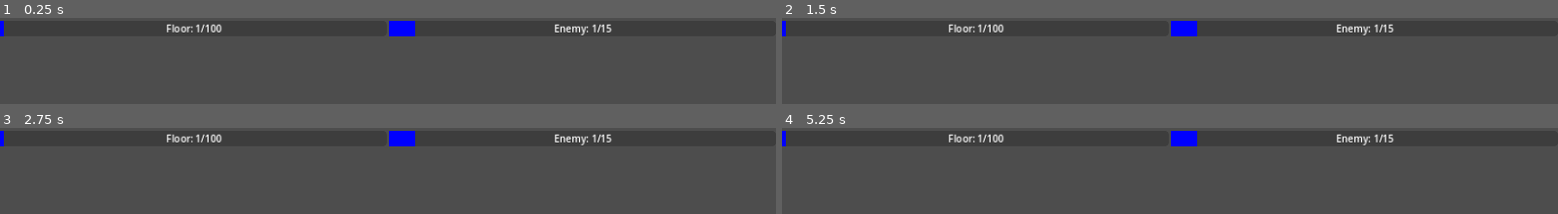
Above: before the commit, frames 1-4 (two rows, left to right).
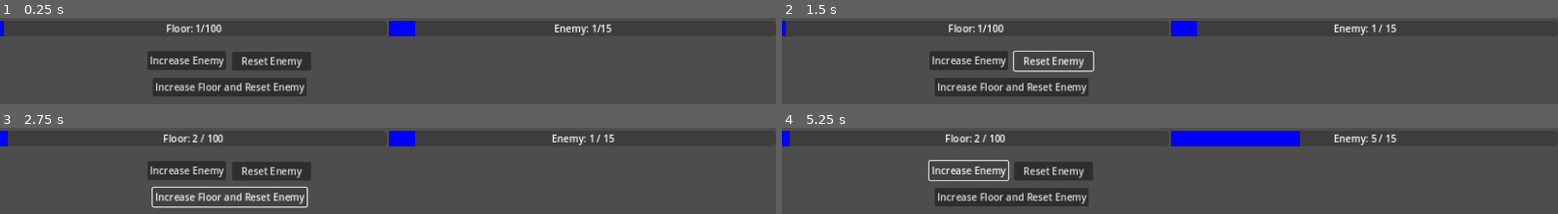
Above: after the commit, the same moments.

Repository: Pepice23/ClimbTheTower
Game: Godot game, scene res://main/main.tscn
The game is run twice, just before and just after one commit, with the same random seed, the same clock (stepped at 60 frames per second) and the same inputs. The project has no main scene, so this scene is started directly.
Inputs (mouse positions are in pixels of both pictures, inside the frame that each line leads up to):
- Up to frame 1 (0.25 s): no input
- Up to frame 2 (1.5 s): click (968, 61) at 0.5 s, where only the run after the commit has a clickable "Increase Enemy"; click (1053, 61) at 1.25 s, where only the run after the commit has a clickable "Reset Enemy"
- Up to frame 3 (2.75 s): click (232, 196) at 2 s, where only the run after the commit has a clickable "Increase Floor and Reset Enemy"
- Up to frame 4 (5.25 s): click (968, 171) at 2.75 s, where only the run after the commit has a clickable "Increase Enemy"; click (968, 171) at 3.5 s, where only the run after the commit has a clickable "Increase Enemy"; tap Enter at 4.25 s; tap Space at 5 s

The runs differ from the first frame. In frame 1, 7.5% of the frame differs, in the area x 19-40%, y 39-92%; in frame 2, 7.0%; in frame 3, 6.9%; in frame 4, 10%, in the area x 0-80%, y 3-92%.

Commit message:
Floor and Enenmy progress bar
Added variables for floor and enemy stage handling.

Can now increase and reset enemies
increase floor: This causes enemy to be reset as well.

Added buttons to test it as well

Diff:
--- a/autoloads/player_data.gd
+++ b/autoloads/player_data.gd
@@ -1,8 +1,26 @@
 extends Node
 
-var floor_progress = 1
-var enemy_progress = 1
+var current_floor = 1
+var current_enemy = 1
+var floor_max = 100
+var enemy_max = 15
+
+signal change_current_enemy
+signal change_current_floor
 
 # Called when the node enters the scene tree for the first time.
 func _ready():
 	pass # Replace with function body.
+
+func increase_current_enemy():
+	current_enemy += 1
+	emit_signal("change_current_enemy")
+
+func reset_current_enemy():
+	current_enemy = 1
+	emit_signal("change_current_enemy")
+
+func increase_current_floor():
+	current_floor += 1
+	reset_current_enemy()
+	emit_signal("change_current_floor")
--- /dev/null
+++ b/main/main.gd
@@ -0,0 +1,14 @@
+extends Node2D
+
+# Called when the node enters the scene tree for the first time.
+func _ready():
+	pass # Replace with function body.
+
+func _on_increase_enemy_pressed():
+	PlayerData.increase_current_enemy()
+
+func _on_reset_enemy_pressed():
+	PlayerData.reset_current_enemy()
+
+func _on_inc_floor_res_enemy_pressed():
+	PlayerData.increase_current_floor()
--- a/main/main.tscn
+++ b/main/main.tscn
@@ -1,7 +1,34 @@
-[gd_scene load_steps=2 format=3 uid="uid://iovkauar3rx"]
+[gd_scene load_steps=3 format=3 uid="uid://iovkauar3rx"]
 
 [ext_resource type="PackedScene" uid="uid://d383c2amhbhn" path="res://stage_progress/stage_progress.tscn" id="1_4c7np"]
+[ext_resource type="Script" path="res://main/main.gd" id="1_6j8rb"]
 
 [node name="Main" type="Node2D"]
+script = ExtResource("1_6j8rb")
 
 [node name="StageProgress" parent="." instance=ExtResource("1_4c7np")]
+
+[node name="IncreaseEnemy" type="Button" parent="."]
+offset_left = 243.0
+offset_top = 55.0
+offset_right = 373.0
+offset_bottom = 86.0
+text = "Increase Enemy"
+
+[node name="ResetEnemy" type="Button" parent="."]
+offset_left = 383.0
+offset_top = 56.0
+offset_right = 513.0
+offset_bottom = 87.0
+text = "Reset Enemy"
+
+[node name="IncFloorResEnemy" type="Button" parent="."]
+offset_left = 252.0
+offset_top = 99.0
+offset_right = 506.0
+offset_bottom = 130.0
+text = "Increase Floor and Reset Enemy"
+
+[connection signal="pressed" from="IncreaseEnemy" to="." method="_on_increase_enemy_pressed"]
+[connection signal="pressed" from="ResetEnemy" to="." method="_on_reset_enemy_pressed"]
+[connection signal="pressed" from="IncFloorResEnemy" to="." method="_on_inc_floor_res_enemy_pressed"]
--- a/stage_progress/stage_progress.gd
+++ b/stage_progress/stage_progress.gd
@@ -7,6 +7,8 @@
 
 # Called when the node enters the scene tree for the first time.
 func _ready():
+	PlayerData.connect("change_current_enemy", update_enemy_progress)
+	PlayerData.connect("change_current_floor", update_floor_progress)
 	set_progress_fill_color()
 	set_defaults()
 
@@ -17,5 +19,15 @@
 	enemy_progress_bar.add_theme_stylebox_override("fill", style_box)
 
 func set_defaults():
-	floor_progress_bar.value = PlayerData.floor_progress
-	enemy_progress_bar.value = PlayerData.enemy_progress
+	floor_progress_bar.value = PlayerData.current_floor
+	enemy_progress_bar.value = PlayerData.current_enemy
+
+func update_floor_progress():
+	floor_progress_bar.value = PlayerData.current_floor
+	floor_progress_text.text = "Floor: %d / %d" % [PlayerData.current_floor, PlayerData.floor_max]
+
+func update_enemy_progress():
+	enemy_progress_bar.value = PlayerData.current_enemy
+	enemy_progress_text.text = "Enemy: %d / %d" % [PlayerData.current_enemy, PlayerData.enemy_max]
+	if PlayerData.current_enemy == PlayerData.enemy_max:
+		enemy_progress_text.text = "Boss of the floor!"
